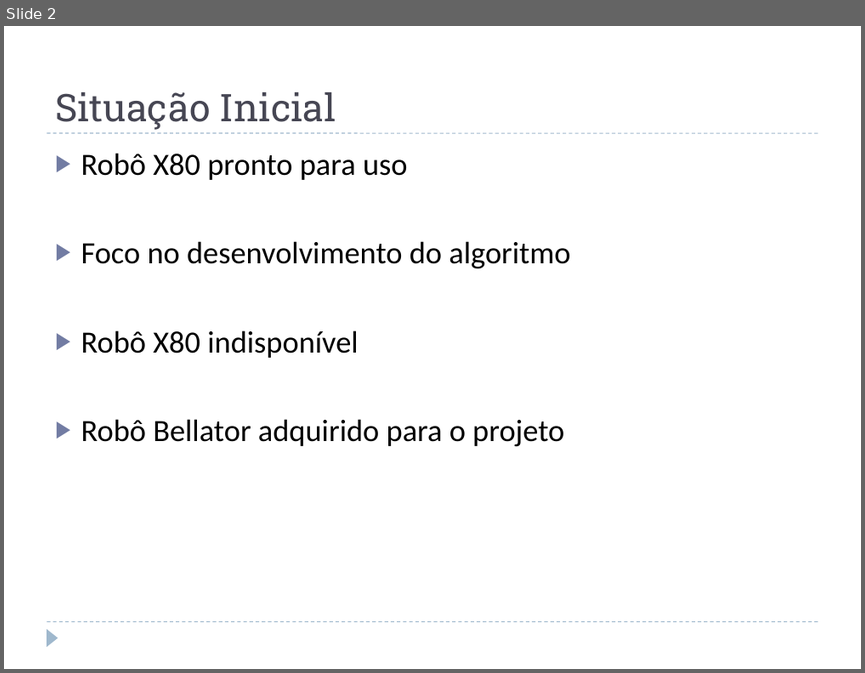
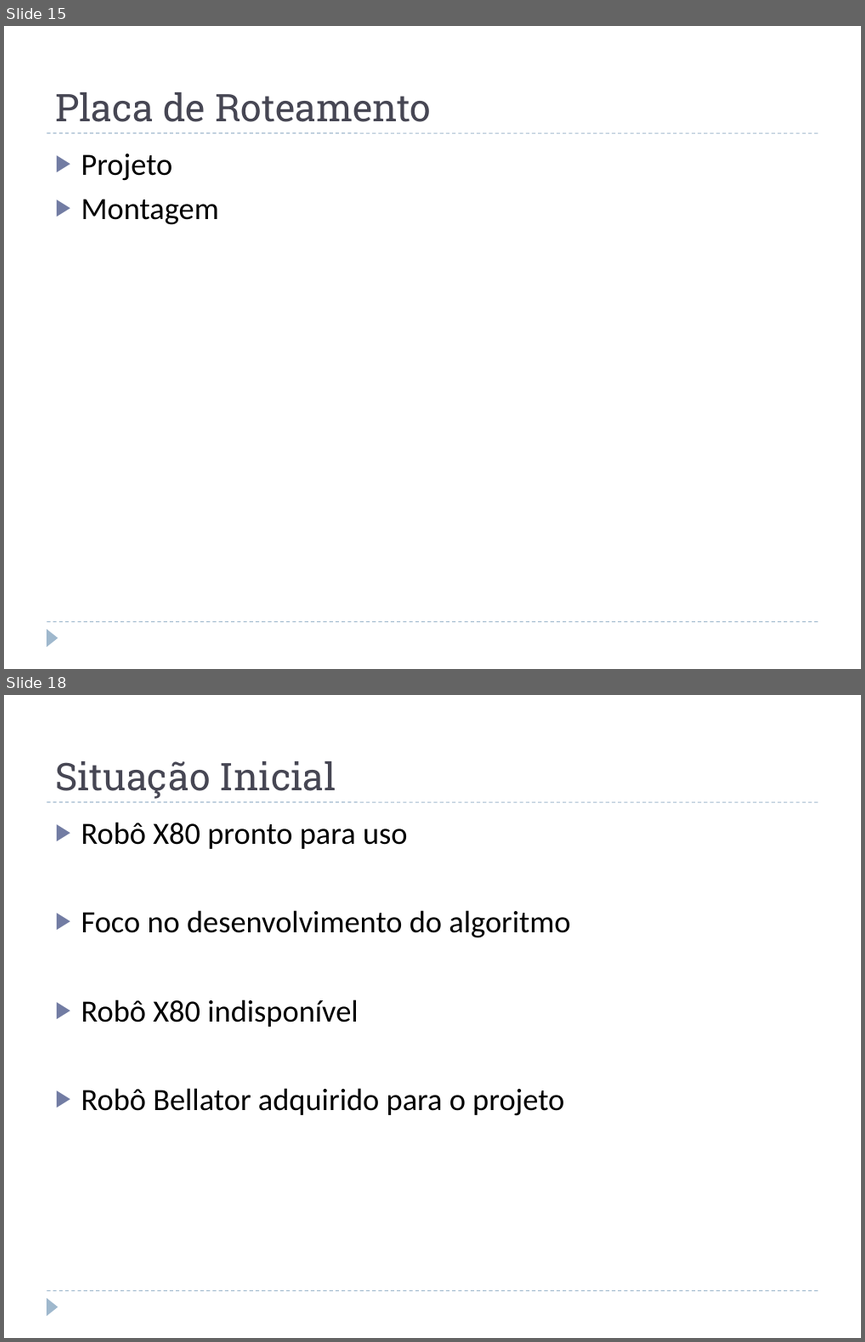
Before and after one commit to jcnborges/TCC, a slide deck: qualificacao.pptx. Shown one above the other, each under a label of ours: slide 2 before the commit, slides 15 and 18 after it; the slides between them are not shown. The pictures are 865x673 and 865x1342 pixels, drawn with LibreOffice and Linux fonts; fonts in the diff are those of the drawing. Boxes give left, top, right and bottom in pixels: in the first picture for what was removed or moved away, otherwise in the second. Text is boxed around its words. In the diff, an @@ line names an element or a change of style, - is before the commit and + after.

```diff
--- a/qualificacao.pptx
+++ b/qualificacao.pptx
@@ slide 15 added at (x1=4, y1=26, x2=861, y2=669), background #FFFFFF; not listed: 3 template elements that a slide beside it also shows @@
@@ title added at (x1=55, y1=92, x2=431, y2=122), 32 pt, text #464653 @@
+Placa de Roteamento
@@ text added at (x1=81, y1=154, x2=219, y2=225), 26 pt, text #000000 @@
+▶ Projeto
+▶ Montagem
@@ what was slide 2 is now slide 18 @@
```
Also in this commit, not shown: 15 other slides added.
